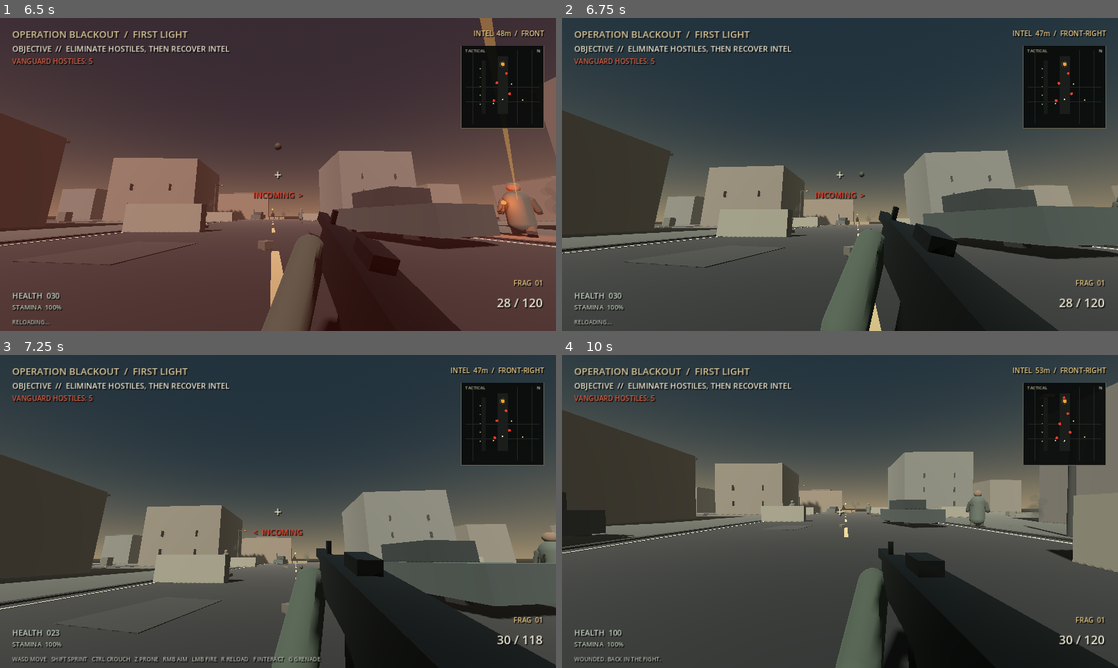
Above: before the commit, frames 1-4 (two rows, left to right).
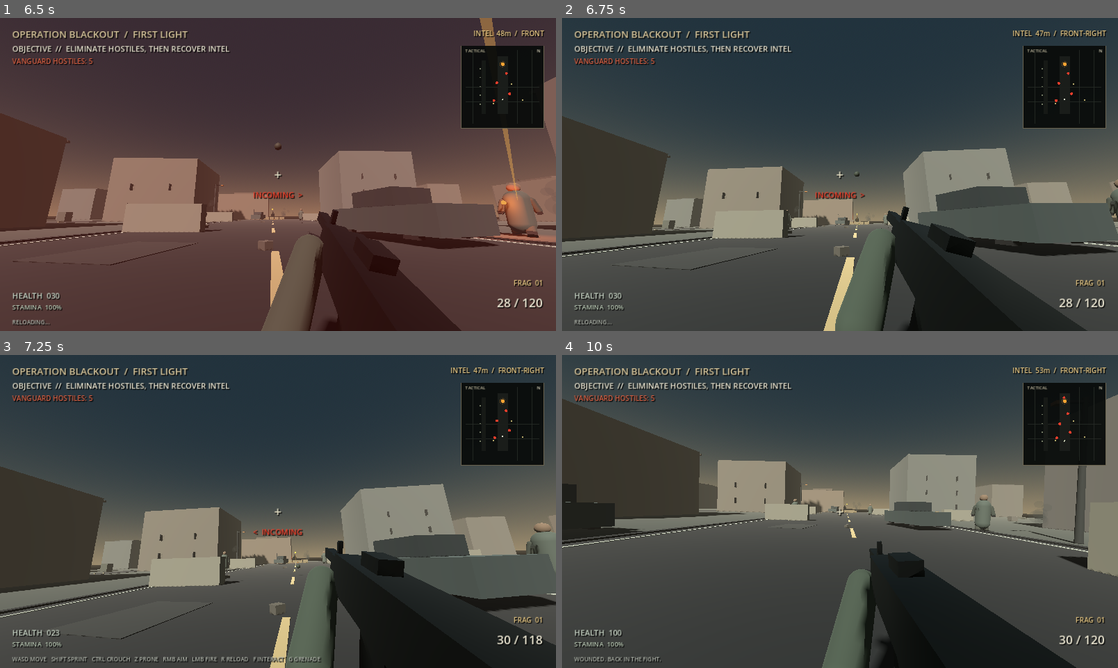
Above: after the commit, the same moments.

Repository: Liladizilla/operation-blackout
Game: Godot game, scene res://scenes/main.tscn
Same seed, same stepped clock (60 frames per second), same inputs: the game is played once before the commit and once after it.
Inputs (mouse positions are in pixels of both pictures, inside the frame that each line leads up to):
- Up to frame 1 (6.5 s): click "DEPLOY / BEGIN OPERATION" at 0.5 s; tap Enter at 1.25 s; move the mouse to (305, 174) at 1.27 s; hold W (move_forward) from 1.28 s (still down); tap Ctrl (crouch) at 1.35, 2.3, 2.85, 3.8, 5.3 s; click (305, 174) at 1.42 s; tap Space (jump) at 1.52, 2.27, 3.77, 4.52, 5.27 s; tap Z (prone) at 1.55, 2.1, 3.05, 4.35, 6.05 s; move the mouse to (250, 174) at 2.02 s; move the mouse to (289, 168) at 2.77 s; move the mouse to (272, 180) at 3.52 s; tap F (interact) at 3.6 s; click (272, 180) at 3.67 s; move the mouse to (316, 177) at 4.27 s; tap R (reload) at 4.9 s; move the mouse to (233, 171) at 5.02 s; tap Shift (sprint) at 5.1 s; move the mouse to (283, 174) at 5.77 s; tap G (throw_grenade) at 5.85 s; click (283, 174) at 5.92 s
- Up to frame 2 (6.75 s): move the mouse to (817, 168) at 6.52 s; release W (move_forward) at 6.53 s; hold E (lean_right) from 6.53 s (still down); tap Enter at 6.6 s
- Up to frame 3 (7.25 s): keep holding E (lean_right); tap Space (jump) at 6.77 s; tap Ctrl (crouch) at 6.8 s
- Up to frame 4 (10 s): move the mouse to (867, 511) at 7.27 s; release E (lean_right) at 7.28 s; hold W (move_forward) 7.28-9.53 s; tap Ctrl (crouch) at 7.35, 8.3, 8.85, 9.8 s; tap Space (jump) at 7.52, 8.27, 9.77 s; tap Z (prone) at 7.55, 8.1, 9.05 s; move the mouse to (812, 511) at 8.02 s; click (812, 511) at 8.17 s; move the mouse to (851, 505) at 8.77 s; move the mouse to (834, 517) at 9.52 s; hold Q (lean_left) from 9.53 s (still down); tap F (interact) at 9.6 s

Frame 1 is identical in both runs. In frame 2, 6.7% of the frame differs, in the area x 0-100%, y 29-100%; in frame 3, 9.2%; in frame 4, 9.7%, in the area x 0-100%, y 8-100%.

Commit message:
Add collision-aware camera and weapon leaning

Diff:
--- a/scripts/player.gd
+++ b/scripts/player.gd
@@ -41,6 +41,9 @@
 var damage_flash := 0.0
 var respawn_invulnerability := 0.0
 var recoil_recovery := 0.0
+var lean_amount := 0.0
+var lean_target := 0.0
+var lean_blocked := false
 var muzzle_light: OmniLight3D
 var muzzle_flash_mesh: MeshInstance3D
 var muzzle_flash_timer := 0.0
@@ -283,6 +286,7 @@
     velocity.x = move_toward(velocity.x, direction.x * speed, 18.0 * delta)
     velocity.z = move_toward(velocity.z, direction.z * speed, 18.0 * delta)
     move_and_slide()
+    _update_lean(delta, Input.get_axis("lean_left", "lean_right"))
     var moving_on_foot := is_on_floor() and input_dir.length() > 0.1 and Vector2(velocity.x, velocity.z).length() > 0.45
     _update_footstep_noise(delta, moving_on_foot, sprinting)
     bob_time += delta * (velocity.length() * 0.65)
@@ -300,16 +304,34 @@
     var reload_drop := sin(reload_progress * PI) * 0.14
     var weapon_base := Vector3(0.06, -0.17, -0.43) if ads else Vector3(0.28, -0.28, -0.55)
     weapon_root.position = Vector3(
-        weapon_base.x,
+        weapon_base.x + lean_amount * 0.18,
         weapon_base.y + sin(bob_time * 0.5) * (0.004 if ads else 0.008) + recoil * 0.65 - reload_drop,
         weapon_base.z + recoil * 1.8 + reload_drop * 0.3
     )
     weapon_root.rotation.x = recoil + reload_drop * 1.4
     weapon_root.rotation.y = lerpf(weapon_root.rotation.y, -input_dir.x * 0.035, delta * 8.0)
-    weapon_root.rotation.z = lerpf(weapon_root.rotation.z, -0.22 if is_reloading else 0.0, delta * 7.0)
-    camera.rotation.z = lerpf(camera.rotation.z, -input_dir.x * 0.006 + sin(bob_time * 0.4) * 0.0015, delta * 4.0)
+    var weapon_roll_target := (-0.22 if is_reloading else 0.0) - lean_amount * 0.16
+    weapon_root.rotation.z = lerpf(weapon_root.rotation.z, weapon_roll_target, delta * 7.0)
+    camera.rotation.z = lerpf(camera.rotation.z, -input_dir.x * 0.006 + sin(bob_time * 0.4) * 0.0015 - lean_amount * 0.12, delta * 4.0)
     if Input.is_mouse_button_pressed(MOUSE_BUTTON_LEFT) and fire_cooldown <= 0 and not is_reloading:
         _fire()
+
+func _update_lean(delta: float, requested_axis: float) -> void:
+    var desired := clampf(requested_axis, -1.0, 1.0) * 0.32
+    lean_blocked = false
+    if absf(desired) > 0.01:
+        var height := 0.72 if is_prone else (1.12 if is_crouched else 1.35)
+        var origin := global_position + Vector3.UP * height
+        var target := origin + global_transform.basis.x * desired
+        var query := PhysicsRayQueryParameters3D.create(origin, target)
+        query.exclude = [get_rid()]
+        query.collision_mask = 1
+        if not get_world_3d().direct_space_state.intersect_ray(query).is_empty():
+            desired = 0.0
+            lean_blocked = true
+    lean_target = desired
+    lean_amount = lerpf(lean_amount, lean_target, clampf(delta * 10.0, 0.0, 1.0))
+    camera_pivot.position.x = lerpf(camera_pivot.position.x, lean_amount, clampf(delta * 12.0, 0.0, 1.0))
 
 func _update_footstep_noise(delta: float, moving: bool, sprinting: bool) -> void:
     footstep_noise_timer = maxf(0.0, footstep_noise_timer - delta)
